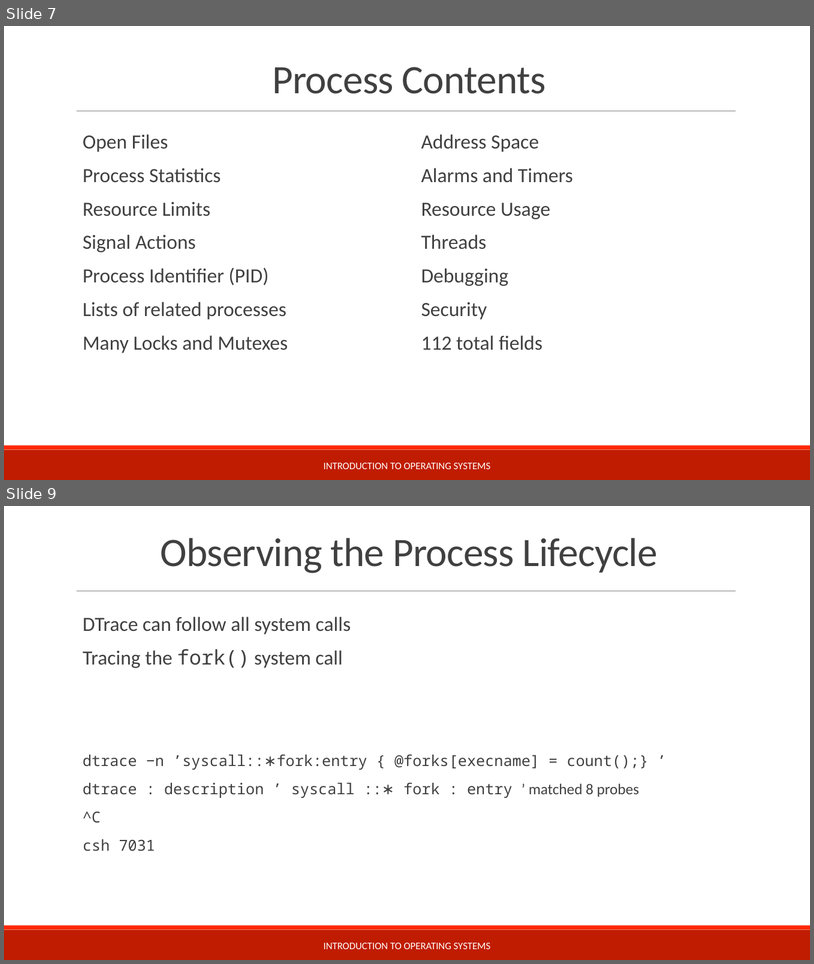
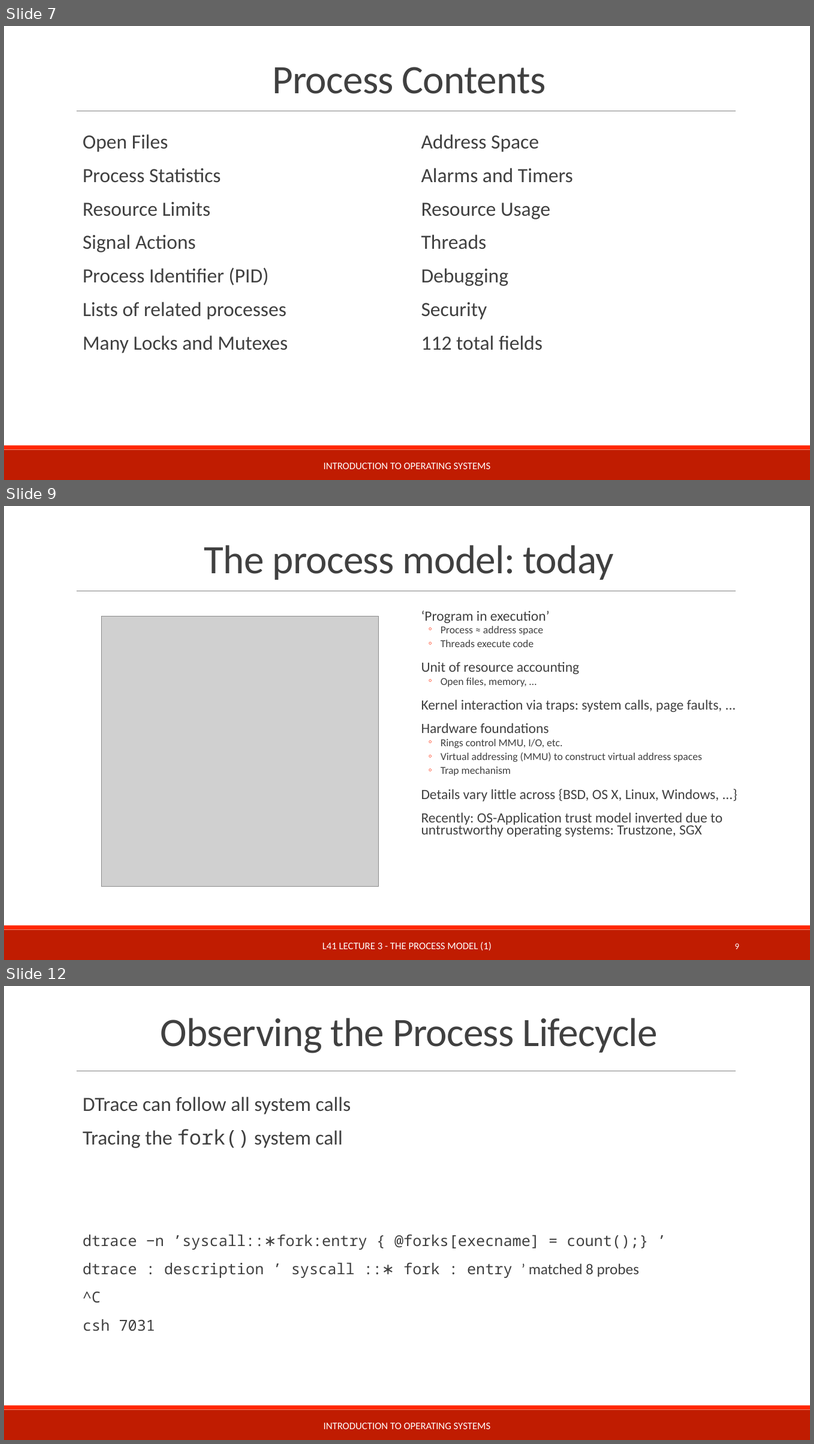
Before and after one commit to teachbsd/course, a slide deck: undergraduate/lectures/processes.pptx. Shown one above the other, each under a label of ours: slides 7 and 9 before the commit, slides 7, 9 and 12 after it; the slides between them are not shown. The pictures are 814x964 and 814x1444 pixels, drawn with LibreOffice and Linux fonts; fonts in the diff are those of the drawing; grey boxes stand for pictures; background and template pictures are left out. Boxes give left, top, right and bottom in pixels: in the first picture for what was removed or moved away, otherwise in the second. Text is boxed around its words. In the diff, an @@ line names an element or a change of style, - is before the commit and + after.

Commit message:
Complete update of processes section for Darmstadt Feb 2017

```diff
--- a/undergraduate/lectures/processes.pptx
+++ b/undergraduate/lectures/processes.pptx
@@ slide 9 added at [4,506,810,960], background #FFFFFF; not listed: 3 template elements that a slide beside it also shows @@
@@ title added at [204,545,614,580], 48 pt, text #404040 @@
+The process model: today
@@ text added at [422,610,723,837], 16.8 pt, text #404040 @@
+  ‘Program in execution’
+  ◦ Process ≈ address space
+  ◦ Threads execute code
+  Unit of resource accounting
+  ◦ Open files, memory, …
+  Kernel interaction via traps: system calls, page faults, ...
+  Hardware foundations
+  ◦ Rings control MMU, I/O, etc.
+  ◦ Virtual addressing (MMU) to construct virtual address spaces
+  ◦ Trap mechanism
+  Details vary little across {BSD, OS X, Linux, Windows, ...}
+  Recently: OS-Application trust model inverted due to untrustworthy operating systems: Trustzone, SGX
@@ picture added at [101,616,378,886] @@
@@ text added at [323,942,492,950], 12 pt, text #FFFFFF @@
+L41 LECTURE 3 - THE PROCESS MODEL (1)
@@ page number added at [735,943,740,949], 10.5 pt, text #FFFFFF @@
+9
@@ what was slide 9 is now slide 12 @@
```
Also in this commit, not shown: 4 slides changed, 8 other slides added.
